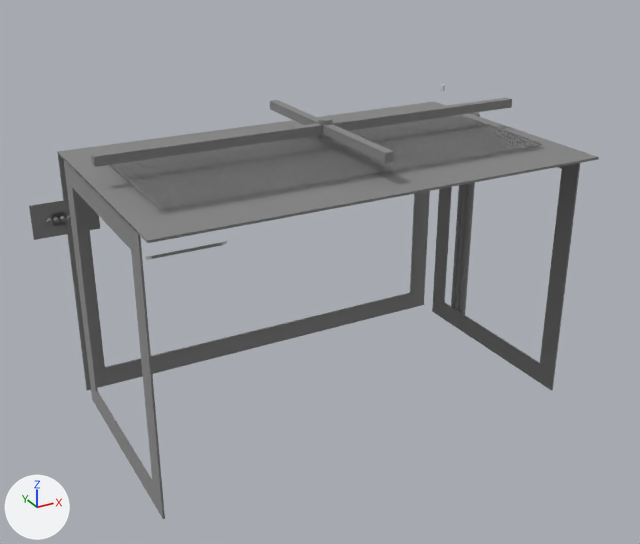
One commit to the glTF model assets/laser_cutter.glb: the scene before it, then after it.
One viewpoint serves both versions: a camera (50 mm lens) standing at (-904.0, -1620.0, 1138.0) and looking at (-27.0, -26.0, 341.0). Lighting does not change. The marker at lower left points along +X, +Y and +Z. Where no turn or scale is listed for an object, it has been applied to the vertices.

Names of what the first picture shows: 'bed', 'cables_mesh', 'control_panel', 'enclosure_front', 'enclosure_left', 'enclosure_right', 'honeycomb_mesh', 'laser_body', 'x_rail', 'y_rail'.
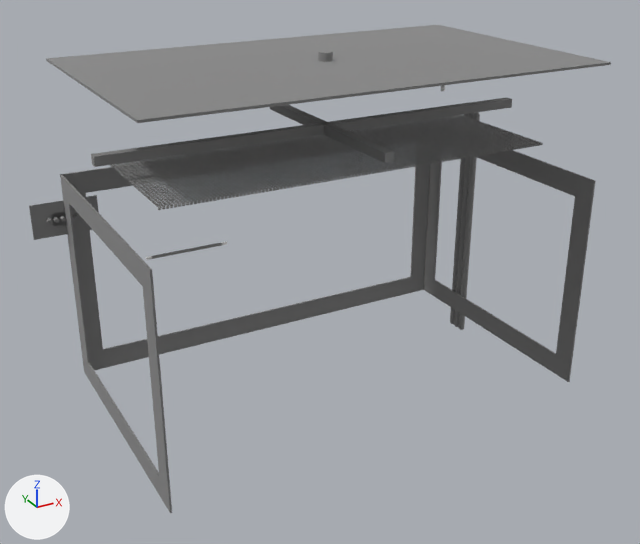
Changed parts and their boxes [x1, y1, x2, y2] in the pictures (640 x 544 px; the box of a moved part takes in the faces that stretch with it):
'bed', mesh moved: before [57, 102, 599, 243]; after [46, 25, 611, 123]
'enclosure_front', reshaped: before [57, 152, 430, 390]; after [60, 124, 431, 372]
'enclosure_left', reshaped: before [432, 163, 580, 391]; after [424, 126, 596, 382]
'enclosure_right', reshaped (9% wider, 6% shorter): before [63, 158, 165, 519]; after [61, 174, 172, 513]
'laser_body', mesh moved: before [318, 117, 332, 139]; after [318, 50, 333, 62]
part 1 of me_enclosure_left, moved or reshaped: before [540, 163, 580, 391]; after [556, 181, 596, 382]
part 2 of me_enclosure_left, moved or reshaped: before [558, 166, 565, 169]; after [439, 126, 595, 196]
part 3 of me_enclosure_left, moved or reshaped: before [432, 187, 551, 390]; after [424, 140, 568, 382]
part 4 of me_enclosure_right, moved or reshaped: before [131, 233, 165, 519]; after [143, 270, 172, 513]
part 5 of me_enclosure_right, moved or reshaped: before [63, 158, 137, 249]; after [61, 174, 152, 286]
part 6 of me_enclosure_right, moved or reshaped: before [64, 162, 163, 518]; after [61, 179, 170, 512]
part 7 of me_enclosure_front, moved or reshaped (not visible before): after [60, 124, 431, 193]
part 8 of me_enclosure_front, moved or reshaped: before [57, 152, 430, 390]; after [60, 133, 431, 372]

What changed in the scene script:
```text
Change me_enclosure_left:
    where me_enclosure_left.from_pydata(...)  # 16 vertices, 32 faces; spans x 496.0..500.0, y -250.0..250.0, z 0.0..600.0
    used by ob_enclosure_left; location = (0.0, 0.0, 0.0)
    me_enclosure_left part 1: all 4 vertices in x 496.0..500.0, y -250.0..-200.0, z 0.0..50.0 are moved by (0.0, -50.0, 50.0)
    me_enclosure_left part 2: all 4 vertices in x 496.0..500.0, y 200.0..250.0, z 550.0..600.0 are moved by (0.0, 50.0, -50.0)
    me_enclosure_left part 3: all 4 vertices in x 496.0..500.0, y 200.0..250.0, z 0.0..50.0 are moved by (0.0, 50.0, 50.0)
Change me_enclosure_right:
    where me_enclosure_right.from_pydata(...)  # 16 vertices, 32 faces; spans x -500.0..-496.0, y -250.0..250.0, z 0.0..600.0
    used by ob_enclosure_right; location = (0.0, 0.0, 0.0)
    me_enclosure_right part 4: all 4 vertices in x -500.0..-496.0, y -250.0..-200.0, z 0.0..50.0 are moved by (0.0, -50.0, 50.0)
    me_enclosure_right part 5: all 4 vertices in x -500.0..-496.0, y 200.0..250.0, z 550.0..600.0 are moved by (0.0, 50.0, -50.0)
    me_enclosure_right part 6: all 4 vertices in x -500.0..-496.0, y 200.0..250.0, z 0.0..50.0 are moved by (0.0, 50.0, 50.0)
Change me_enclosure_front:
    where me_enclosure_front.from_pydata(...)  # 16 vertices, 32 faces; spans x -500.0..500.0, y 298.0..302.0, z 0.0..600.0
    used by ob_enclosure_front; location = (0.0, 0.0, 0.0)
    me_enclosure_front part 7: all 8 vertices in x -500.0..500.0, y 298.0..302.0, z 550.0..600.0 are moved by (0.0, 0.0, -50.0)
    me_enclosure_front part 8: all 8 vertices in x -500.0..500.0, y 298.0..302.0, z 0.0..50.0 are moved by (0.0, 0.0, 50.0)
Change me_bed:
    where me_bed.from_pydata(...)  # 8 vertices, 12 faces; spans x -500.0..500.0, y -300.0..300.0, z 598.0..602.0
    used by ob_bed; location = (0.0, 0.0, 0.0)
    me_bed part 9: the whole mesh is moved by (0.0, 0.0, 200.0)
Change me_laser_body:
    where me_laser_body.from_pydata(...)  # 66 vertices, 128 faces; spans x -15.0..15.0, y -15.0..15.0, z 640.0..680.0
    used by ob_laser_body; location = (0.0, 0.0, 0.0)
    me_laser_body part 10: the whole mesh is moved by (0.0, 0.0, 140.0)
```
